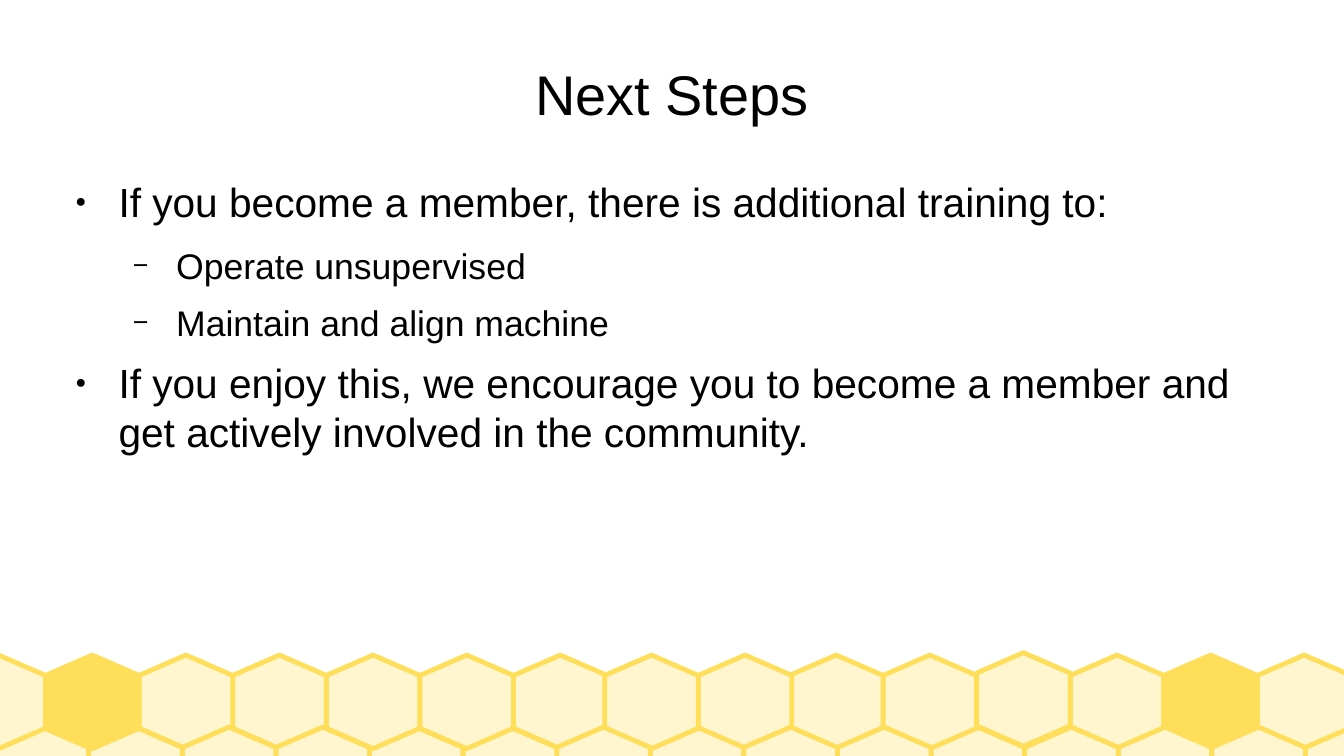
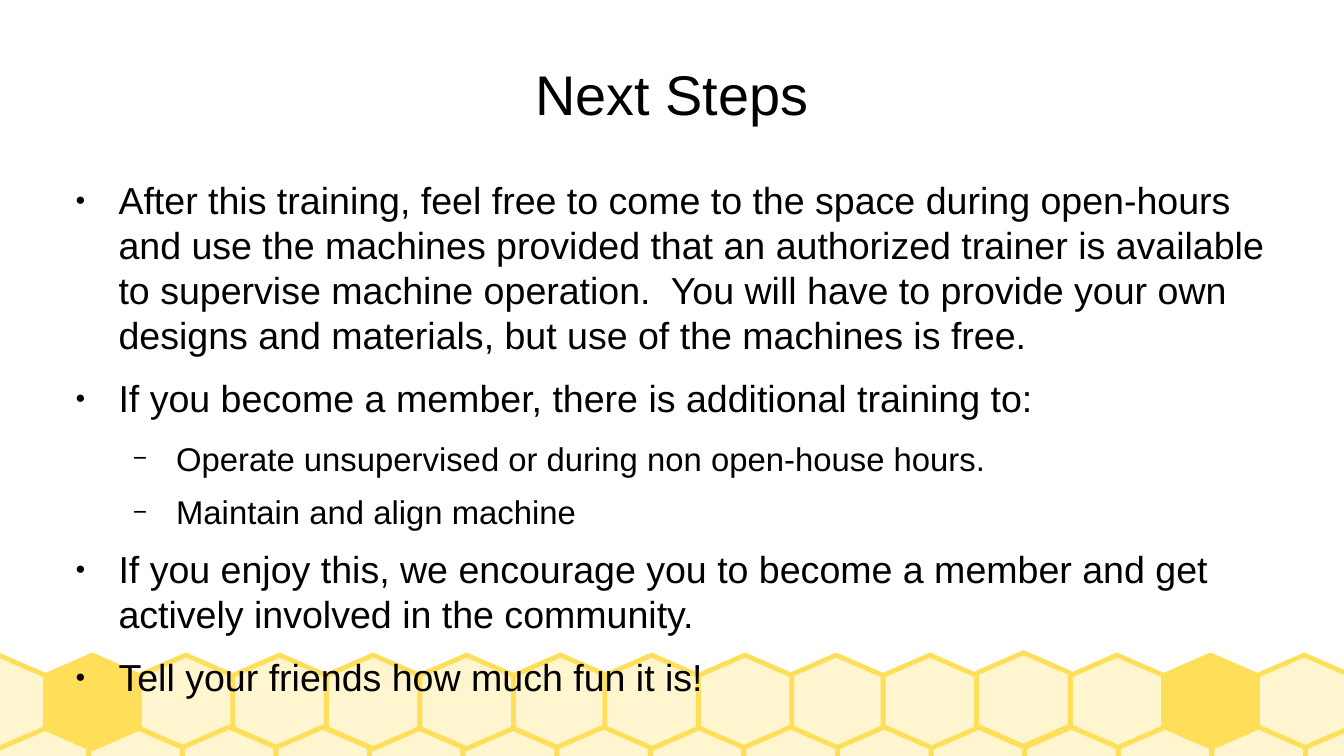
Before and after one commit to jarney/SparkStudioSalem-IndustrialLaserCutters, a slide deck: slide 4 of Training-GeneralPublic.odp. Drawn at 1344x756 pixels with LibreOffice and Linux fonts; fonts in the diff are those of the drawing. Boxes give left, top, right and bottom in pixels: in the first picture for what was removed or moved away, otherwise in the second. Text is boxed around its words. In the diff, an @@ line names an element or a change of style, - is before the commit and + after.

Commit message:
Updated training materials before first session.

```diff
--- a/Training-GeneralPublic.odp
+++ b/Training-GeneralPublic.odp
@@ text at box(119, 186, 1264, 636): paragraph added @@
+● Tell your friends how much fun it is!
@@ text at box(119, 186, 1264, 357): paragraph added @@
+● After this training, feel free to come to the space during open-hours and use the machines provided that an authorized trainer is available to supervise machine operation. You will have to provide your own designs and materials, but use of the machines is free.
@@ text at box(119, 384, 1207, 636): size 24 to 22.2 pt in "If you become a member, there is ...", "If you enjoy this, we encourage you ..."; size 21 to 19.4 pt in "Maintain and align machine" @@
@@ text at box(176, 447, 985, 477): text changed; size 21 to 19.4 pt @@
-  − Operate unsupervised
+  − Operate unsupervised or during non open-house hours.
```
Also in this commit, not shown: 12 other slides changed, 6 slides added, 1 slide removed, 3 other files.
